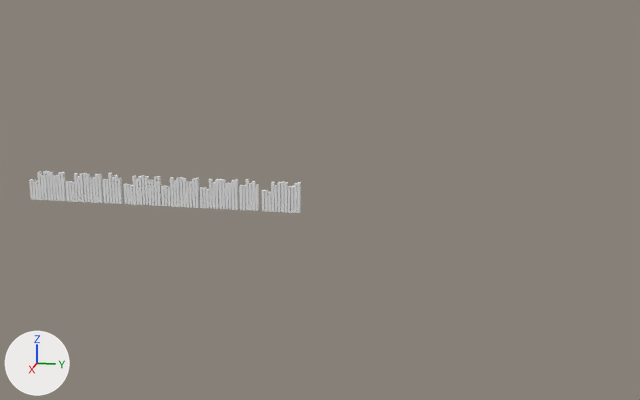
Two versions of the OBJ model source/Assets/Art/Models/animate.obj, one commit apart.
Before and after are seen from a 50 mm lens placed at (861.0, 486.0, 215.0), pointed at (9.0, 316.0, 1.0). Lighting does not change. The marker at lower left points along +X, +Y and +Z. Where no turn or scale is listed for an object, it has been applied to the vertices.

Names of what the first picture shows: 'Mesh_Mesh.002_polySurface7'.
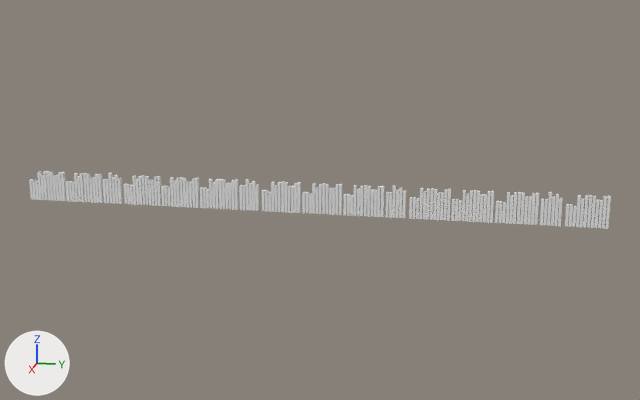
Pixel boxes (x1, y1, x2, y2) of what changed, in the pictures (640 x 400 px):
'Mesh.001_Mesh.002_polySurface', added: after (302, 183, 611, 229)

What changed in the scene script:
```text
Add me_mesh_001_mesh_002_polysurface:
    me_mesh_001_mesh_002_polysurface.from_pydata(...)  # 672 vertices, 420 faces; spans x 10.0..14.0, y 299.0..595.0, z -12.0..20.0
    me_mesh_001_mesh_002_polysurface.materials.append(mat_initialshadinggroup)  # white #e7e7e7
Add ob_mesh_001_mesh_002_polysurface:
    ob_mesh_001_mesh_002_polysurface = bpy.data.objects.new('Mesh.001_Mesh.002_polySurface', me_mesh_001_mesh_002_polysurface)
    ob_mesh_001_mesh_002_polysurface.location = (0.0, 0.0, 0.0)
```
